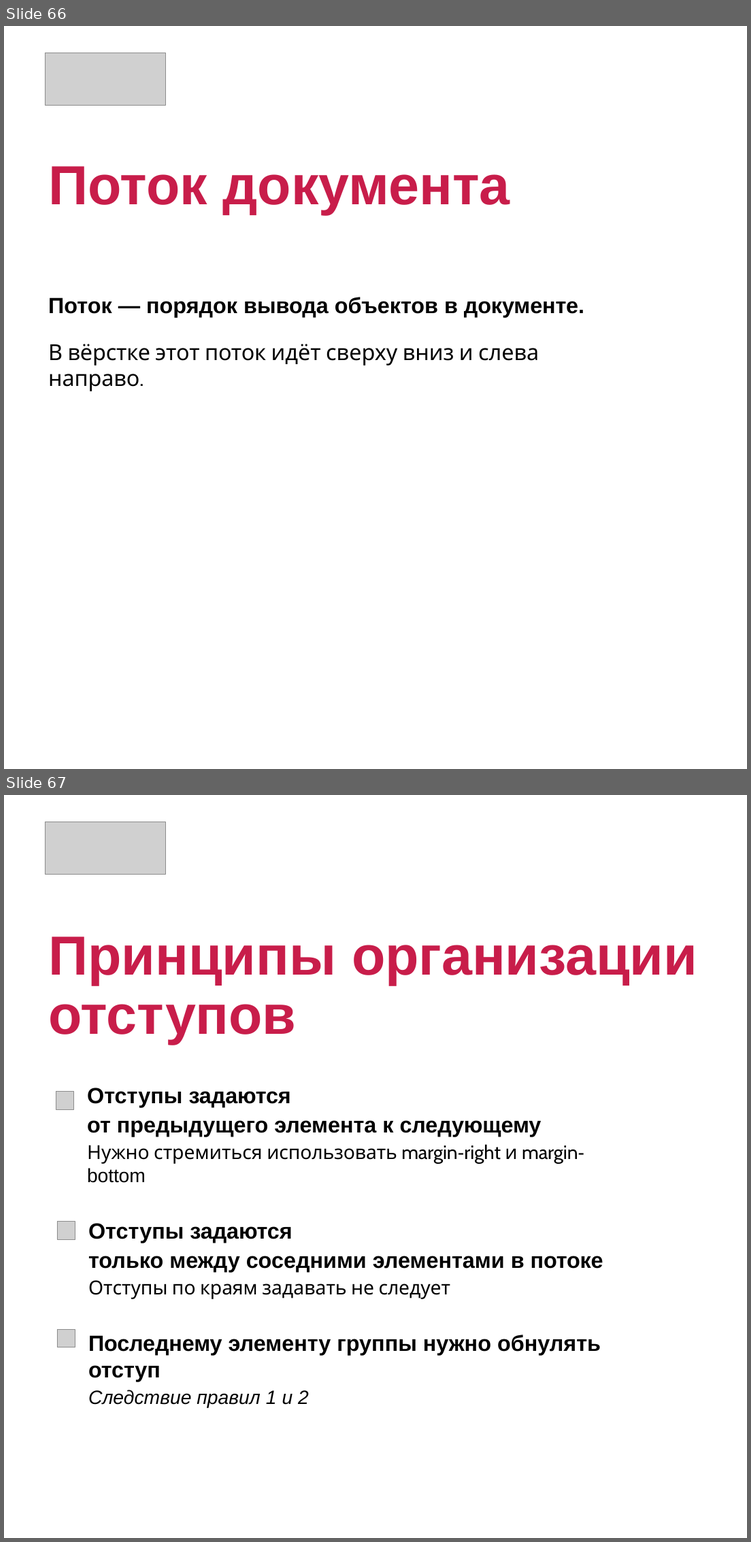
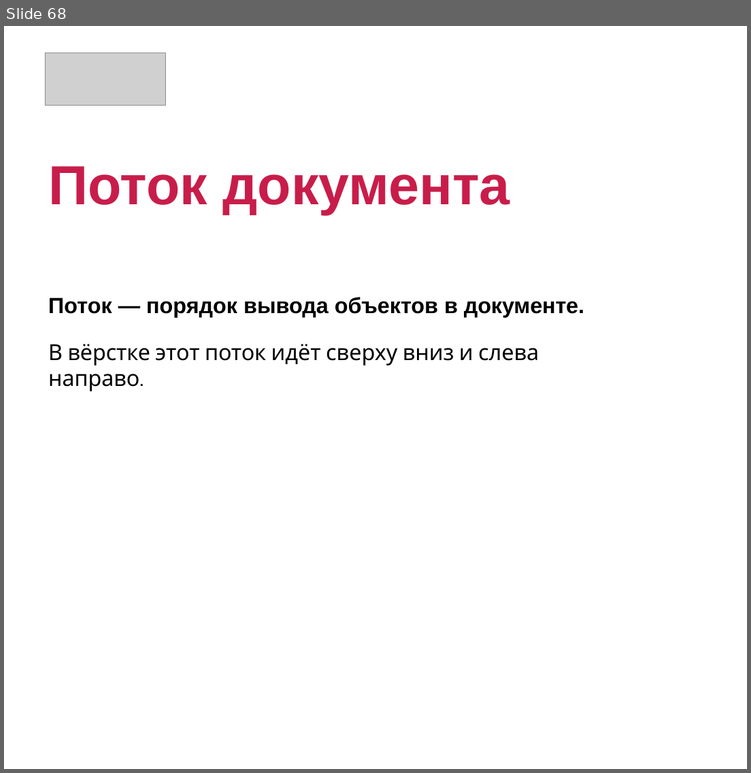
Before and after one commit to zhivs/web_developer, a slide deck: Lection 3 - CSS/CSS - 1 часть.pptx. Shown one above the other, each under a label of ours: slides 66 and 67 before the commit, slide 68 after it. The pictures are 751x1542 and 751x773 pixels, drawn with LibreOffice and Linux fonts; fonts in the diff are those of the drawing; grey boxes stand for pictures. Boxes give left, top, right and bottom in pixels: in the first picture for what was removed or moved away, otherwise in the second. Text is boxed around its words. In the diff, an @@ line names an element or a change of style, - is before the commit and + after.

```diff
--- a/Lection 3 - CSS/CSS - 1 часть.pptx
+++ b/Lection 3 - CSS/CSS - 1 часть.pptx
@@ slide 67 removed at <box>4,795,747,1538</box>, background #FFFFFF @@
@@ picture removed at <box>45,822,165,874</box> @@
@@ title removed at <box>48,936,697,1043</box> @@
-Принципы организации отступов
@@ picture removed at <box>56,1091,74,1109</box> @@
@@ text removed at <box>87,1087,603,1408</box> @@
-Отступы задаются
-от предыдущего элемента к следующему
-Нужно стремиться использовать margin-right и margin-bottom
-Отступы задаются
-только между соседними элементами в потоке
-Отступы по краям задавать не следует
-Последнему элементу группы нужно обнулять отступ
-Следствие правил 1 и 2
@@ picture removed at <box>57,1221,75,1239</box> @@
@@ picture removed at <box>57,1329,75,1346</box> @@
@@ what was slide 66 is now slide 68 @@
```
Also in this commit, not shown: 2 slides changed, 1 other file.
